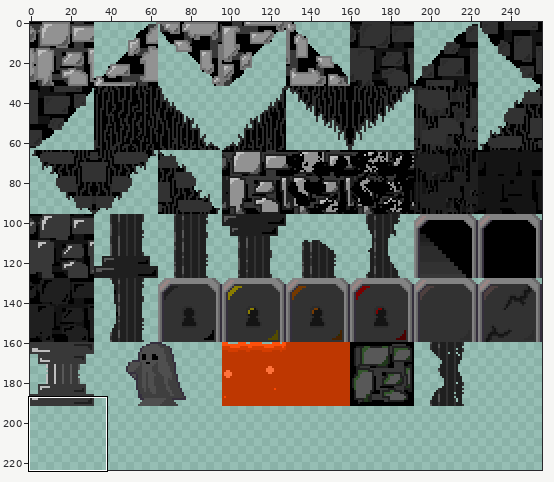
Two states of a sprite sheet, android/assets/res/maps/tileset/gizmo.png. Above: a wide view before the commit, with the close-up outlined.
Close-up. Before:
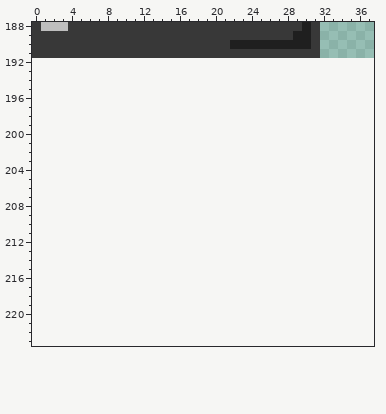
The file is 256x192 pixels. Colours within 5 levels of each other are drawn and written as one. Shown: x 0..37, y 188..223. The old version is drawn lined up with the new one, on the new canvas.
After:
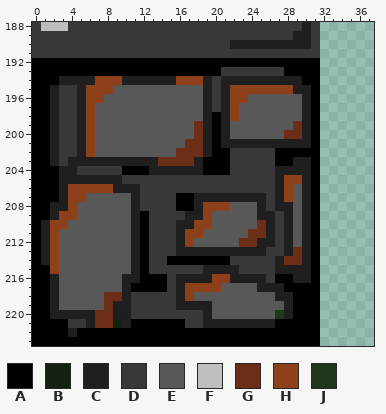
Palette (. is transparent): A #000000  B #142211  C #1f1f1f  D #383838  E #585858  F #bebebe  G #6c2e16  H #8e401a  J #20371b
From old to new:
canvas 256x192 -> 256x224
@@ x 0..37 @@
 191 DDDDDDDDDDDDDDDDDDDDDDDDDDDDDDDD......
-192 ......................................
-193 ......................................
-194 ......................................
-195 ......................................
-196 ......................................
-197 ......................................
-198 ......................................
-199 ......................................
-200 ......................................
-201 ......................................
-202 ......................................
-203 ......................................
-204 ......................................
-205 ......................................
-206 ......................................
-207 ......................................
-208 ......................................
-209 ......................................
-210 ......................................
-211 ......................................
-212 ......................................
-213 ......................................
-214 ......................................
-215 ......................................
-216 ......................................
-217 ......................................
-218 ......................................
-219 ......................................
-220 ......................................
-221 ......................................
-222 ......................................
-223 ......................................
+192 AAAAAAAAAAAAAAAAAAAAAAAAAAAAAAAA......
+193 AAAAAAAAAAAAAAAAAAAAADDDDDDDAAAA......
+194 AAACCCCHHHCCCCCCHHHCDCCCCCCCCCAA......
+195 AACDDCHHHEEEEEEEEEECDCHHHHHHHCCA......
+196 AACDDCHHEEEEEEEEEEECDCHHEEEEEECA......
+197 AACDDCHEEEEEEEEEEEECDCHEEEEEEECA......
+198 AACDDCHEEEEEEEEEEEECACHEEEEEEECA......
+199 AACDDCHEEEEEEEEEEEGCACEEEEEEEGCA......
+200 AACDDCHEEEEEEEEEEEGCACEEEEEEGGCA......
+201 AACDDCHEEEEEEEEEEGGCACCCCCCCCCCA......
+202 AACDDCHEEEEEEEEEGGGCAADDDDDAAAAA......
+203 AACDCCCCCCCCCCGGGGCAAADDDDDAACCA......
+204 AAACCDDDDDAAACCCCCCAAADDDDDCCCCA......
+205 AAACCCCCCCDDDDDDDDDDDDDDDDDCHHCA......
+206 AAACHHHHHCCCDDDDDDDDDDDDDDDCHECA......
+207 AAACHHEEEEECDDDDAACCCCCCCCDCHECA......
+208 AACCHEEEEEECDDDDAACHHHEEECDCCECA......
+209 AACHHEEEEEECADDDDCCHEEEEECCDCECA......
+210 ACHHEEEEEEECADDDCCHHEEEEEGCDCECA......
+211 ACHEEEEEEEECADDDCHHEEEEEGGCDCECA......
+212 ACHEEEEEEEECADDDCHEEEEEGGCCDCECA......
+213 ACHEEEEEEEECADDDCCCCCCCCCCDDCGCA......
+214 ACHEEEEEEEECADDAAAAAAADDDDDCGGCA......
+215 AAHEEEEEEEECADDDDDDCCCCDDDDCCCCA......
+216 AACEEEEEEECCAAADCCCCHHCCCCDAACCA......
+217 AACEEEEEEECAAAADCHHHHEEEECCCAAAA......
+218 AACEEEEEGGCDDDDDCHEEEEEEEEECCAAA......
+219 AACEEEEEGCCDDDDDCCCCEEEEEEEECAAA......
+220 AACCCCCGGCCDDDDDDDDCEEEEEEEJCAAA......
+221 AAAADDCGGBCAAAAAADDCCCCCCCCAAAAA......
+222 AAAACAAAAAAAAAAAAAAAAAAAAAAAAAAA......
+223 AAAAAAAAAAAAAAAAAAAAAAAAAAAAAAAA......
Where, in picture pixels (left, top, right, bottom), the same in both close-ups:
added: (32, 58, 320, 346)
